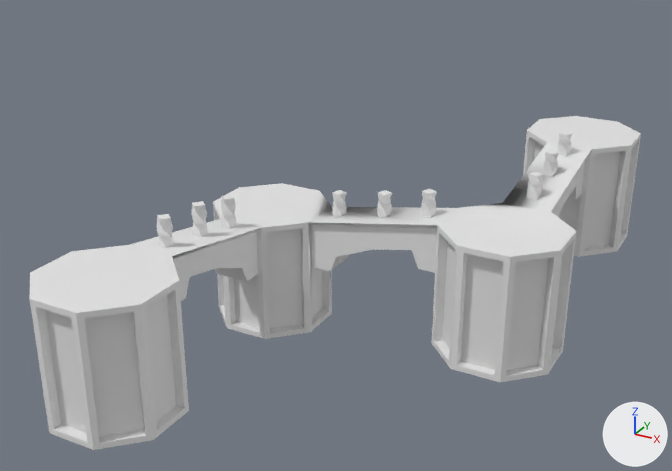
The FBX model DaysInTheSunUnity/Assets/VisDev/Models/Env/sceneone.fbx: old version first, new version second.
The view is the same before and after, from a 50 mm lens placed at (8.37, -8.58, 5.66), pointed at (1.61, 3.72, -0.49). Lighting does not change. The marker at lower right points along +X, +Y and +Z. Objects named as collision shapes, trigger or cutter boxes, shadow casters or lower levels of detail are left out. Where no turn or scale is listed for an object, it has been applied to the vertices.
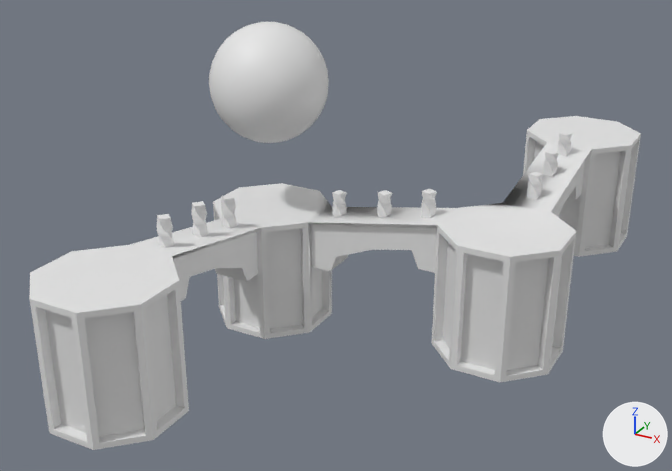
Changed parts and their boxes [x1, y1, x2, y2] in the pictures (672 x 471 px):
```json
{"object": "Cylinder.001", "change": "added", "after": [209, 22, 329, 143]}
```

The change, as JSON lines over the scene's bpy script:
```json
{"op": "add", "block": "me_cylinder_002_1", "code": ["me_cylinder_002_1 = bpy.data.meshes.new('Cylinder.002')", "me_cylinder_002_1.from_pydata(...)  # a UV sphere (32 segments, 16 rings, poles along z) spanning x -0.99..1.01, y 3.31..5.31, z 0.73..2.73", "me_cylinder_002_1.materials.append(mat_material_001)  # white #e7e7e7"]}
{"op": "add", "block": "ob_cylinder_001", "code": ["ob_cylinder_001 = bpy.data.objects.new('Cylinder.001', me_cylinder_002_1)", "ob_cylinder_001.location = (0.0, 0.0, 0.0)"]}
```
